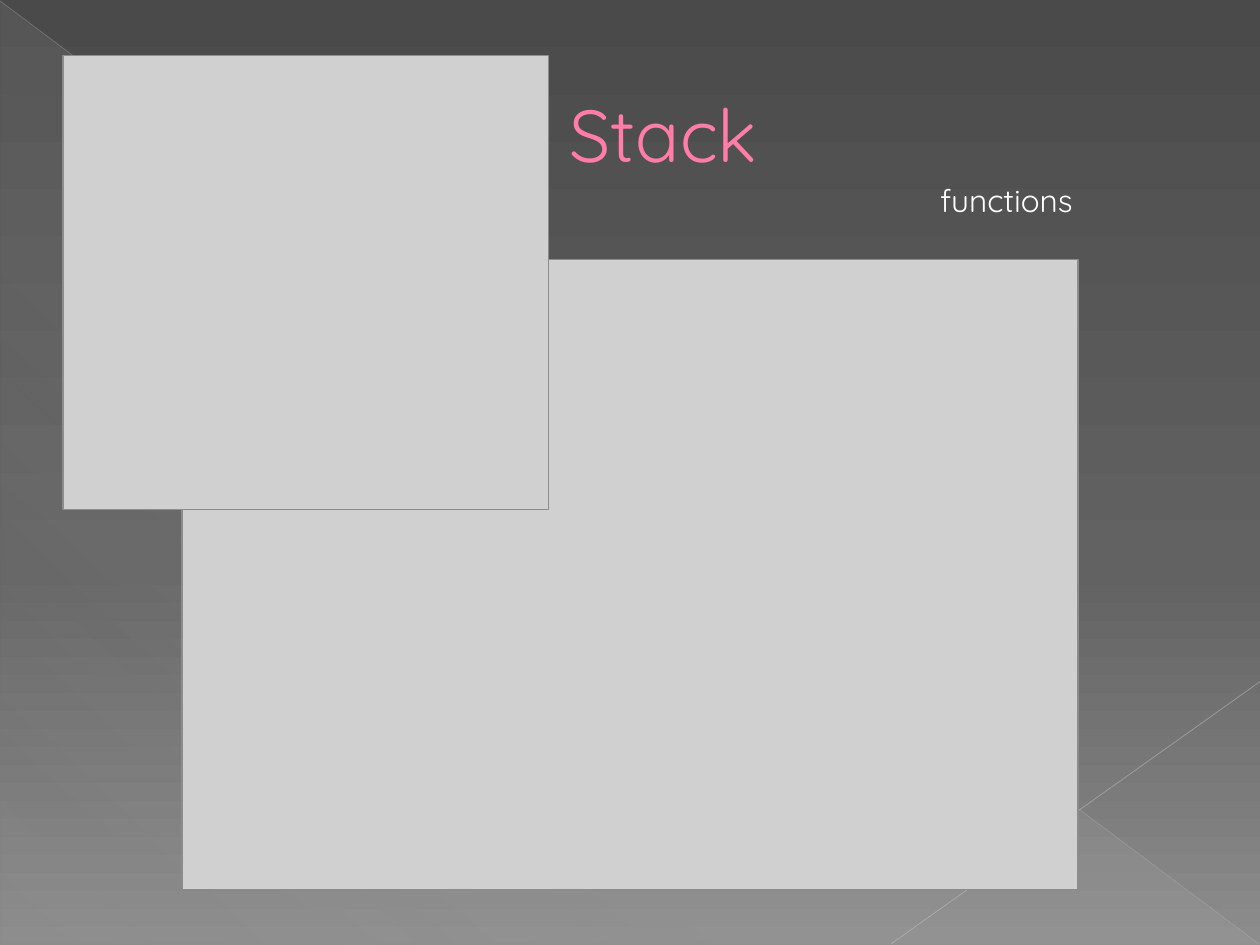
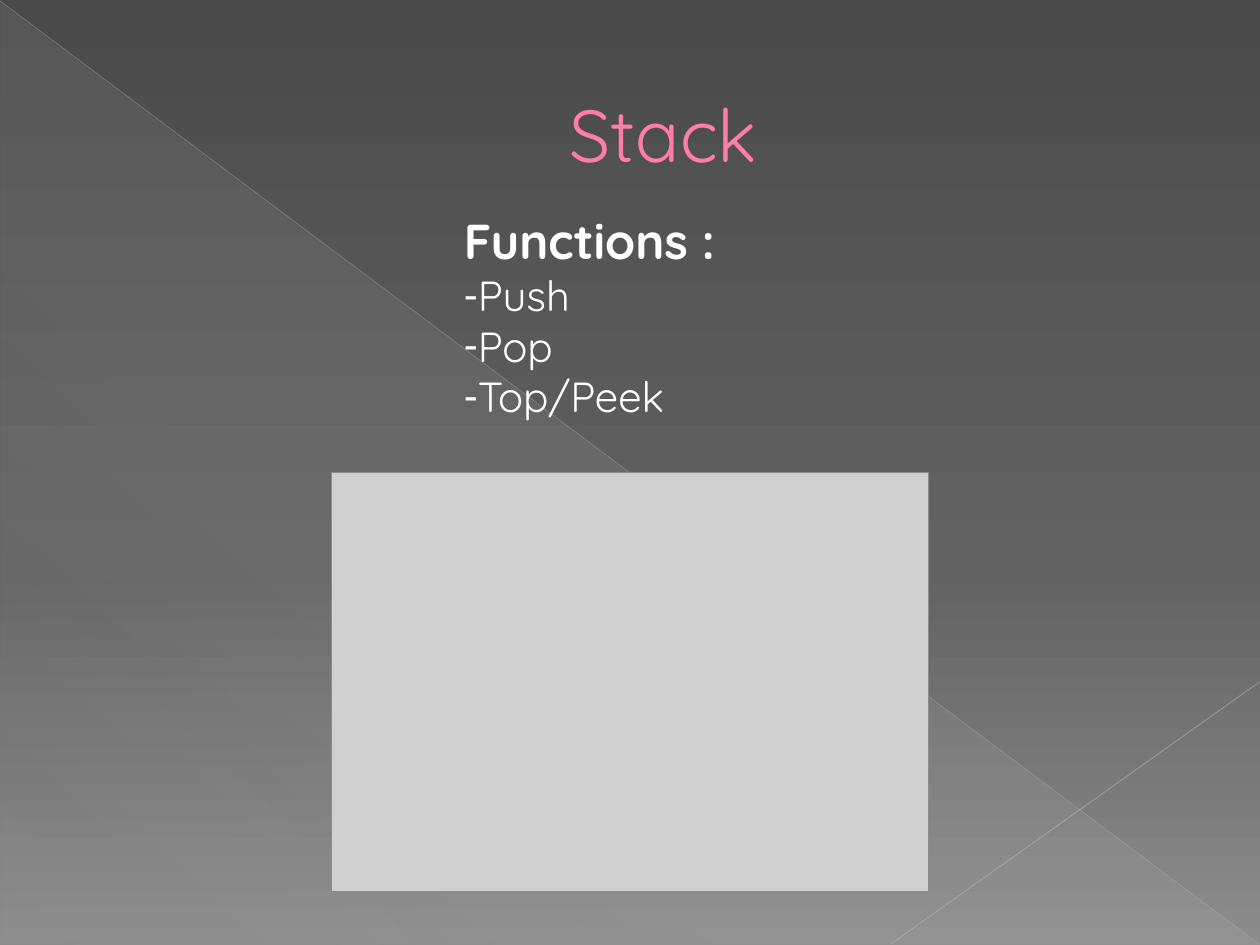
Before and after one commit to IvelinYovkov/Random_Projects, a slide deck: slide 7 of Data_Structures_C#_Training/Linear Data Structures.pptx (slide 6 before the commit). Drawn at 1260x945 pixels with LibreOffice and Linux fonts; fonts in the diff are those of the drawing; grey boxes stand for pictures. Boxes give left, top, right and bottom in pixels: in the first picture for what was removed or moved away, otherwise in the second. Text is boxed around its words. In the diff, an @@ line names an element or a change of style, - is before the commit and + after.

```diff
--- a/Data_Structures_C#_Training/Linear Data Structures.pptx
+++ b/Data_Structures_C#_Training/Linear Data Structures.pptx
@@ picture removed at (x1=63, y1=55, x2=548, y2=509) @@
@@ text removed at (x1=940, y1=189, x2=1073, y2=213) @@
-functions
@@ text added at (x1=464, y1=224, x2=688, y2=421), 24 pt, text #FFFFFF @@
+Functions :
+– Push
+– Pop
+– Top/Peek
@@ picture resized from (x1=181, y1=260, x2=1077, y2=890) to (x1=331, y1=472, x2=929, y2=892) @@
```
Also in this commit, not shown: 6 other slides changed, 2 slides added, 2 slides removed, 3 other files.
